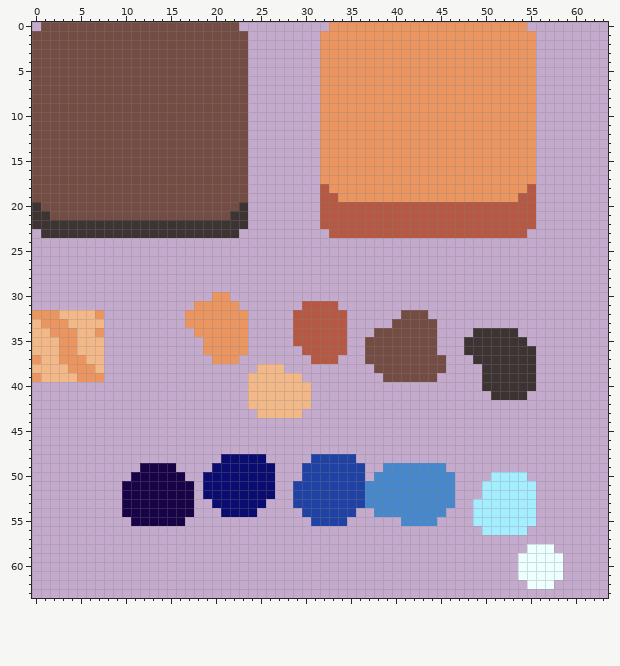
File history of a pixel-art sprite, ITSC4230/Assets/Sprites/Tilemap/tilemap.png. The picture above was drawn from the file before the commit.
The file is 64x64 pixels.
New version:
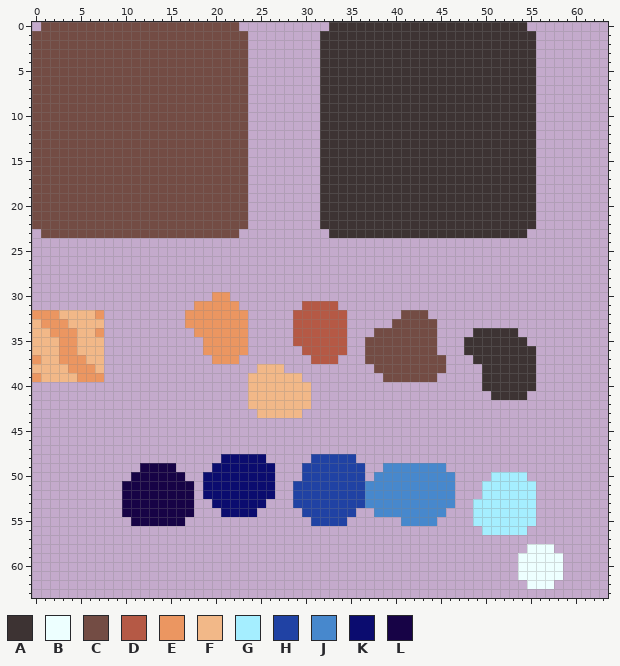
Palette (. is transparent): A #3d3333  B #edffff  C #734c44  D #b55945  E #eb9661  F #f2b888  G #a5eeff  H #2042a4  J #4788cd  K #0b0c6f  L #170346
What changed:
@@ x 0..63 @@
- 0 .CCCCCCCCCCCCCCCCCCCCCC..........EEEEEEEEEEEEEEEEEEEEEE.........
- 1 CCCCCCCCCCCCCCCCCCCCCCCC........EEEEEEEEEEEEEEEEEEEEEEEE........
- 2 CCCCCCCCCCCCCCCCCCCCCCCC........EEEEEEEEEEEEEEEEEEEEEEEE........
- 3 CCCCCCCCCCCCCCCCCCCCCCCC........EEEEEEEEEEEEEEEEEEEEEEEE........
- 4 CCCCCCCCCCCCCCCCCCCCCCCC........EEEEEEEEEEEEEEEEEEEEEEEE........
- 5 CCCCCCCCCCCCCCCCCCCCCCCC........EEEEEEEEEEEEEEEEEEEEEEEE........
- 6 CCCCCCCCCCCCCCCCCCCCCCCC........EEEEEEEEEEEEEEEEEEEEEEEE........
- 7 CCCCCCCCCCCCCCCCCCCCCCCC........EEEEEEEEEEEEEEEEEEEEEEEE........
- 8 CCCCCCCCCCCCCCCCCCCCCCCC........EEEEEEEEEEEEEEEEEEEEEEEE........
- 9 CCCCCCCCCCCCCCCCCCCCCCCC........EEEEEEEEEEEEEEEEEEEEEEEE........
-10 CCCCCCCCCCCCCCCCCCCCCCCC........EEEEEEEEEEEEEEEEEEEEEEEE........
-11 CCCCCCCCCCCCCCCCCCCCCCCC........EEEEEEEEEEEEEEEEEEEEEEEE........
-12 CCCCCCCCCCCCCCCCCCCCCCCC........EEEEEEEEEEEEEEEEEEEEEEEE........
-13 CCCCCCCCCCCCCCCCCCCCCCCC........EEEEEEEEEEEEEEEEEEEEEEEE........
-14 CCCCCCCCCCCCCCCCCCCCCCCC........EEEEEEEEEEEEEEEEEEEEEEEE........
-15 CCCCCCCCCCCCCCCCCCCCCCCC........EEEEEEEEEEEEEEEEEEEEEEEE........
-16 CCCCCCCCCCCCCCCCCCCCCCCC........EEEEEEEEEEEEEEEEEEEEEEEE........
-17 CCCCCCCCCCCCCCCCCCCCCCCC........EEEEEEEEEEEEEEEEEEEEEEEE........
-18 CCCCCCCCCCCCCCCCCCCCCCCC........DEEEEEEEEEEEEEEEEEEEEEED........
-19 CCCCCCCCCCCCCCCCCCCCCCCC........DDEEEEEEEEEEEEEEEEEEEEDD........
-20 ACCCCCCCCCCCCCCCCCCCCCCA........DDDDDDDDDDDDDDDDDDDDDDDD........
-21 AACCCCCCCCCCCCCCCCCCCCAA........DDDDDDDDDDDDDDDDDDDDDDDD........
-22 AAAAAAAAAAAAAAAAAAAAAAAA........DDDDDDDDDDDDDDDDDDDDDDDD........
-23 .AAAAAAAAAAAAAAAAAAAAAA..........DDDDDDDDDDDDDDDDDDDDDD.........
+ 0 .CCCCCCCCCCCCCCCCCCCCCC..........AAAAAAAAAAAAAAAAAAAAAA.........
+ 1 CCCCCCCCCCCCCCCCCCCCCCCC........AAAAAAAAAAAAAAAAAAAAAAAA........
+ 2 CCCCCCCCCCCCCCCCCCCCCCCC........AAAAAAAAAAAAAAAAAAAAAAAA........
+ 3 CCCCCCCCCCCCCCCCCCCCCCCC........AAAAAAAAAAAAAAAAAAAAAAAA........
+ 4 CCCCCCCCCCCCCCCCCCCCCCCC........AAAAAAAAAAAAAAAAAAAAAAAA........
+ 5 CCCCCCCCCCCCCCCCCCCCCCCC........AAAAAAAAAAAAAAAAAAAAAAAA........
+ 6 CCCCCCCCCCCCCCCCCCCCCCCC........AAAAAAAAAAAAAAAAAAAAAAAA........
+ 7 CCCCCCCCCCCCCCCCCCCCCCCC........AAAAAAAAAAAAAAAAAAAAAAAA........
+ 8 CCCCCCCCCCCCCCCCCCCCCCCC........AAAAAAAAAAAAAAAAAAAAAAAA........
+ 9 CCCCCCCCCCCCCCCCCCCCCCCC........AAAAAAAAAAAAAAAAAAAAAAAA........
+10 CCCCCCCCCCCCCCCCCCCCCCCC........AAAAAAAAAAAAAAAAAAAAAAAA........
+11 CCCCCCCCCCCCCCCCCCCCCCCC........AAAAAAAAAAAAAAAAAAAAAAAA........
+12 CCCCCCCCCCCCCCCCCCCCCCCC........AAAAAAAAAAAAAAAAAAAAAAAA........
+13 CCCCCCCCCCCCCCCCCCCCCCCC........AAAAAAAAAAAAAAAAAAAAAAAA........
+14 CCCCCCCCCCCCCCCCCCCCCCCC........AAAAAAAAAAAAAAAAAAAAAAAA........
+15 CCCCCCCCCCCCCCCCCCCCCCCC........AAAAAAAAAAAAAAAAAAAAAAAA........
+16 CCCCCCCCCCCCCCCCCCCCCCCC........AAAAAAAAAAAAAAAAAAAAAAAA........
+17 CCCCCCCCCCCCCCCCCCCCCCCC........AAAAAAAAAAAAAAAAAAAAAAAA........
+18 CCCCCCCCCCCCCCCCCCCCCCCC........AAAAAAAAAAAAAAAAAAAAAAAA........
+19 CCCCCCCCCCCCCCCCCCCCCCCC........AAAAAAAAAAAAAAAAAAAAAAAA........
+20 CCCCCCCCCCCCCCCCCCCCCCCC........AAAAAAAAAAAAAAAAAAAAAAAA........
+21 CCCCCCCCCCCCCCCCCCCCCCCC........AAAAAAAAAAAAAAAAAAAAAAAA........
+22 CCCCCCCCCCCCCCCCCCCCCCCC........AAAAAAAAAAAAAAAAAAAAAAAA........
+23 .CCCCCCCCCCCCCCCCCCCCCC..........AAAAAAAAAAAAAAAAAAAAAA.........
 24 ................................................................
Boxes around the changes in both pictures, in picture pixels (x1, y1, x2, y2):
changed: (320, 22, 536, 238)
changed: (32, 202, 248, 238)
